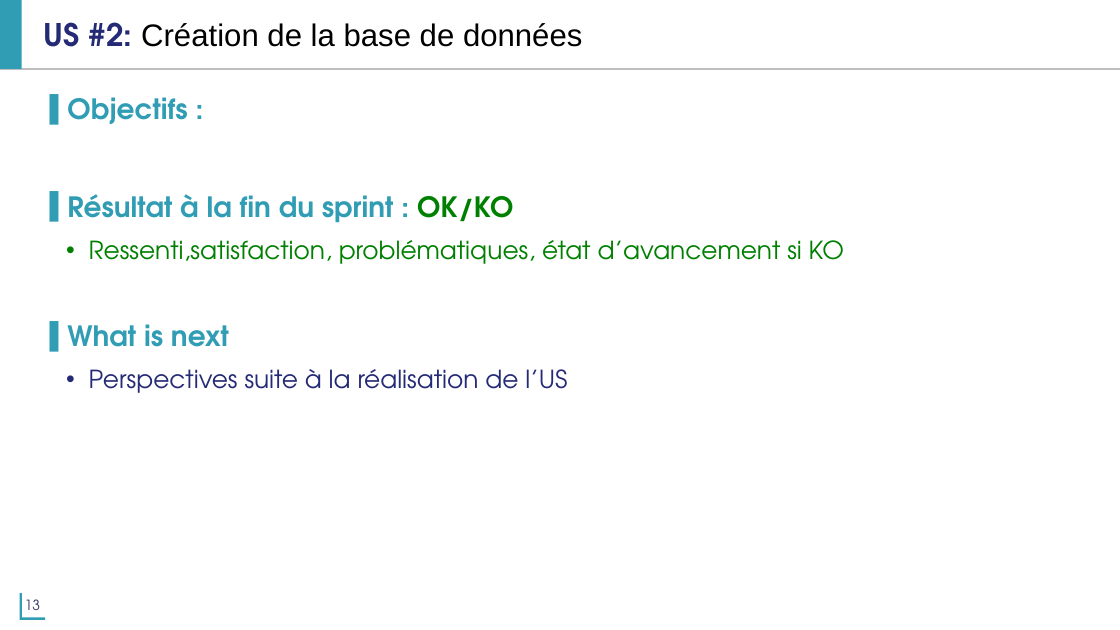
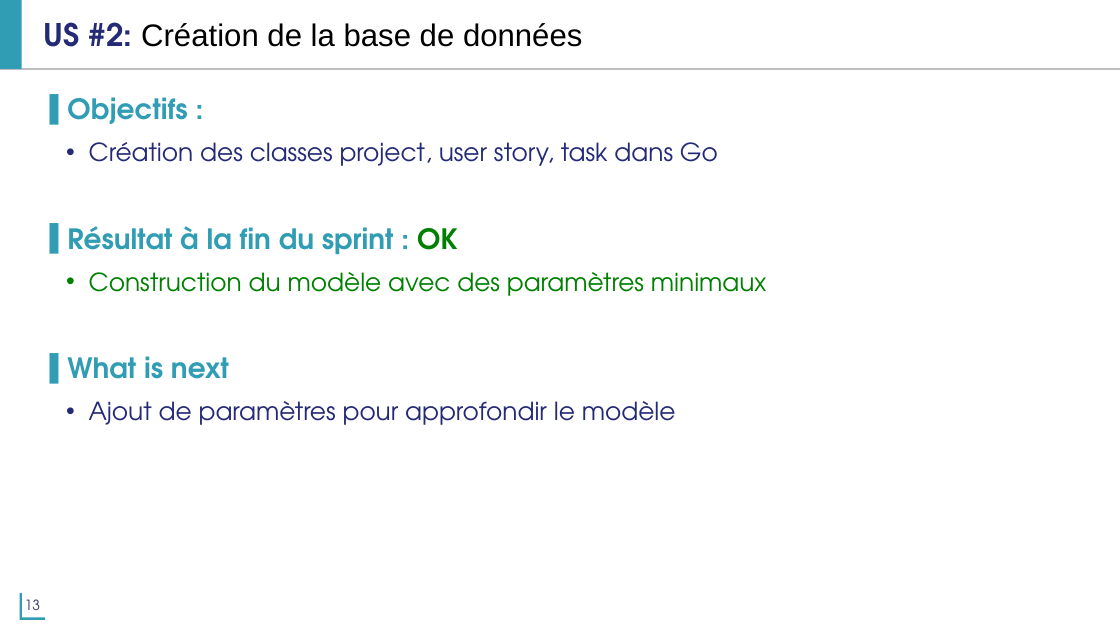
Before and after one commit to abuan/gitus, a slide deck: slide 13 of doc/Gitus_project_sprint_1.pptx. Drawn at 1120x630 pixels with LibreOffice and Linux fonts; fonts in the diff are those of the drawing; background and template pictures are left out. Boxes give left, top, right and bottom in pixels: in the first picture for what was removed or moved away, otherwise in the second. Text is boxed around its words. In the diff, an @@ line names an element or a change of style, - is before the commit and + after.

Commit message:
Ajout diapo final sprint review

```diff
--- a/doc/Gitus_project_sprint_1.pptx
+++ b/doc/Gitus_project_sprint_1.pptx
@@ text at (x1=67, y1=142, x2=767, y2=296): text changed @@
-▌ Résultat à la fin du sprint : OK/KO
-  • Ressenti,satisfaction, problématiques, état d’avancement si KO
+  • Création des classes project, user story, task dans Go
+▌ Résultat à la fin du sprint : OK
+  • Construction du modèle avec des paramètres minimaux
@@ text at (x1=89, y1=401, x2=676, y2=425): text changed @@
-  • Perspectives suite à la réalisation de l’US
+  • Ajout de paramètres pour approfondir le modèle
```
Also in this commit, not shown: 9 other slides changed, 1 slide removed.
